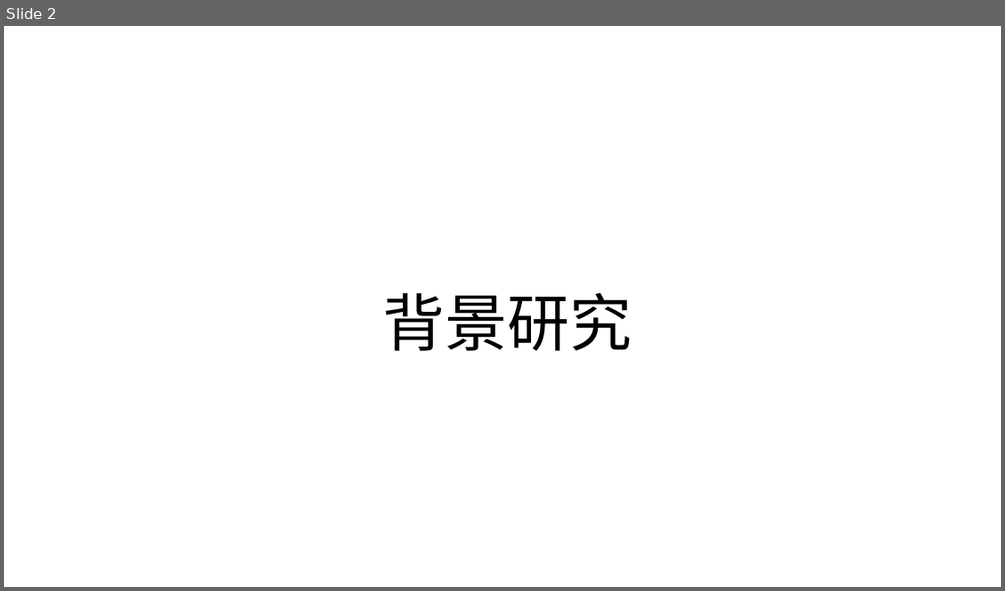
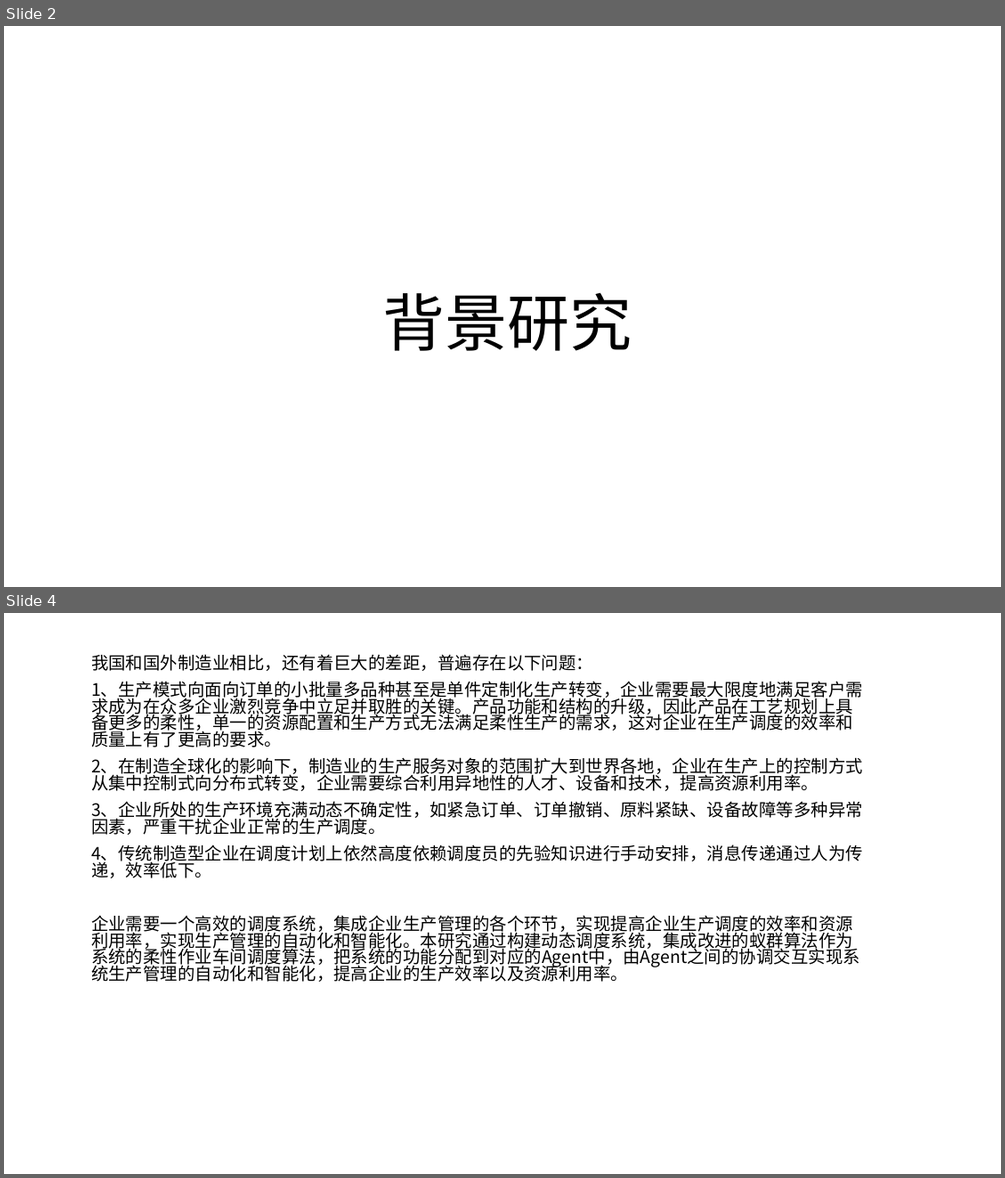
Before and after one commit to WeileLiang/FinalPro, a slide deck: 毕业答辩PPT/新建 Microsoft PowerPoint 演示文稿.pptx. Shown one above the other, each under a label of ours: slide 2 before the commit, slides 2 and 4 after it; the slides between them are not shown. The pictures are 1005x591 and 1005x1178 pixels, drawn with LibreOffice and Linux fonts; fonts in the diff are those of the drawing. Boxes give left, top, right and bottom in pixels: in the first picture for what was removed or moved away, otherwise in the second. Text is boxed around its words. In the diff, an @@ line names an element or a change of style, - is before the commit and + after.

Commit message:
背景研究基本完成

```diff
--- a/毕业答辩PPT/新建 Microsoft PowerPoint 演示文稿.pptx
+++ b/毕业答辩PPT/新建 Microsoft PowerPoint 演示文稿.pptx
@@ slide 4 added at bbox=[4, 613, 1001, 1174], background #FFFFFF @@
@@ subtitle added at bbox=[91, 654, 863, 981], 16.6 pt, text #000000 @@
+我国和国外制造业相比，还有着巨大的差距，普遍存在以下问题：
+1、生产模式向面向订单的小批量多品种甚至是单件定制化生产转变，企业需要最大限度地满足客户需求成为在众多企业激烈竞争中立足并取胜的关键。产品功能和结构的升级，因此产品在工艺规划上具备更多的柔性，单一的资源配置和生产方式无法满足柔性生产的需求，这对企业在生产调度的效率和质量上有了更高的要求。
+2、在制造全球化的影响下，制造业的生产服务对象的范围扩大到世界各地，企业在生产上的控制方式从集中控制式向分布式转变，企业需要综合利用异地性的人才、设备和技术，提高资源利用率。
+3、企业所处的生产环境充满动态不确定性，如紧急订单、订单撤销、原料紧缺、设备故障等多种异常因素，严重干扰企业正常的生产调度。
+4、传统制造型企业在调度计划上依然高度依赖调度员的先验知识进行手动安排，消息传递通过人为传递，效率低下。
+企业需要一个高效的调度系统，集成企业生产管理的各个环节，实现提高企业生产调度的效率和资源利用率，实现生产管理的自动化和智能化。本研究通过构建动态调度系统，集成改进的蚁群算法作为系统的柔性作业车间调度算法，把系统的功能分配到对应的Agent中，由Agent之间的协调交互实现系统生产管理的自动化和智能化，提高企业的生产效率以及资源利用率。
```
Also in this commit, not shown: 1 slide changed, 1 other slide added, 18 other files.
